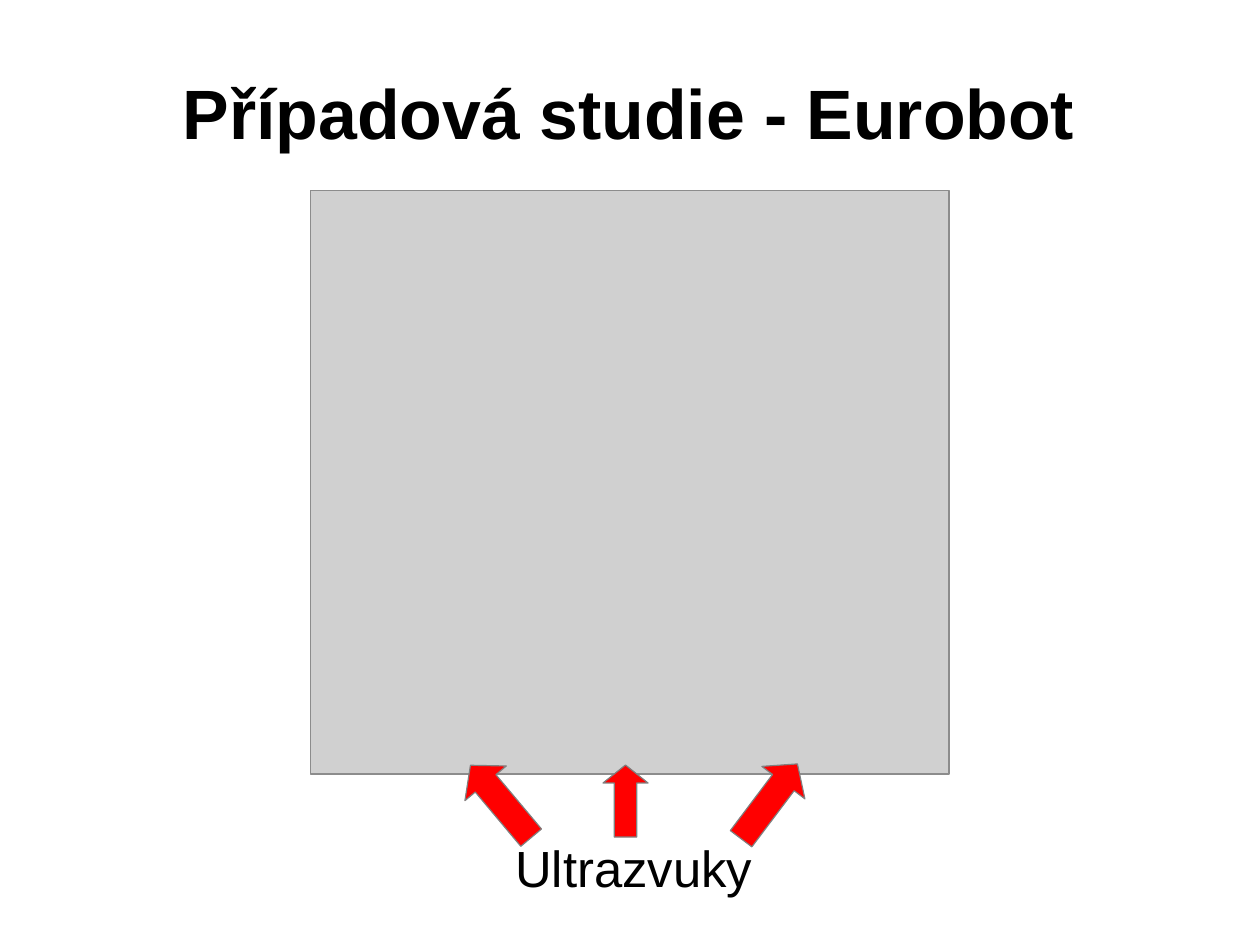
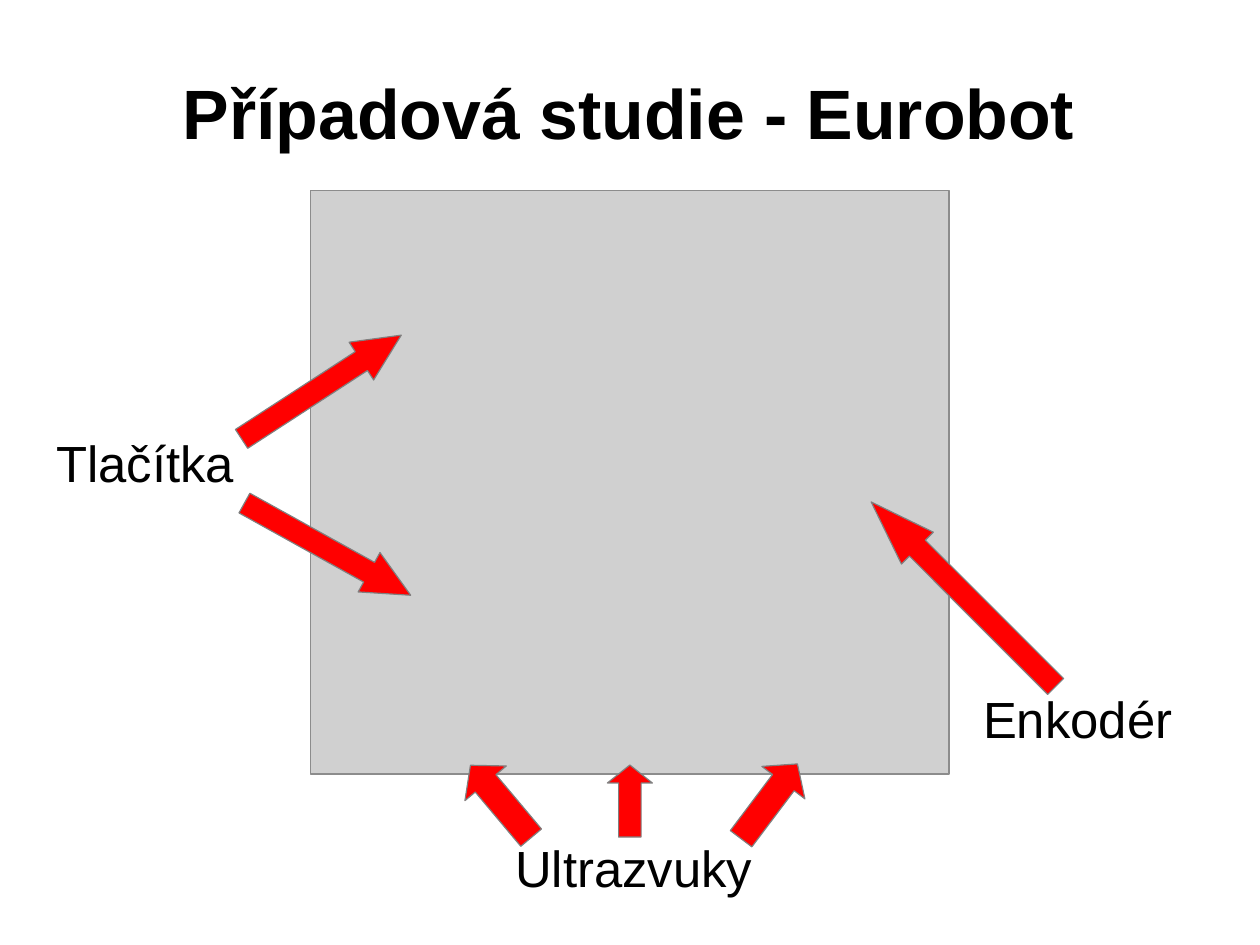
Before and after one commit to Tasssadar/soc, a slide deck: slide 9 of prezentace.ppt. Drawn at 1260x945 pixels with LibreOffice and Linux fonts; fonts in the diff are those of the drawing; grey boxes stand for pictures; background and template pictures are left out. Boxes give left, top, right and bottom in pixels: in the first picture for what was removed or moved away, otherwise in the second. Text is boxed around its words. In the diff, an @@ line names an element or a change of style, - is before the commit and + after.

```diff
--- a/prezentace.ppt
+++ b/prezentace.ppt
@@ right arrow added at [230,316,414,458], fill #FF0000, outline #808080 0.74 pt @@
@@ text added at [56,444,234,483], 32 pt, text #000000 @@
+Tlačítka
@@ right arrow added at [233,484,421,615], fill #FF0000, outline #808080 0.74 pt @@
@@ right arrow added at [856,486,1072,702], fill #FF0000, outline #808080 0.74 pt @@
@@ text added at [983,700,1172,739], 32 pt, text #000000 @@
+Enkodér
@@ up arrow: place and size @@
-up arrow at [604,765,648,837]
+up arrow at [607,765,652,837]
```
Also in this commit, not shown: 3 other slides changed, 1 slide added, 1 slide removed, 5 other files.
